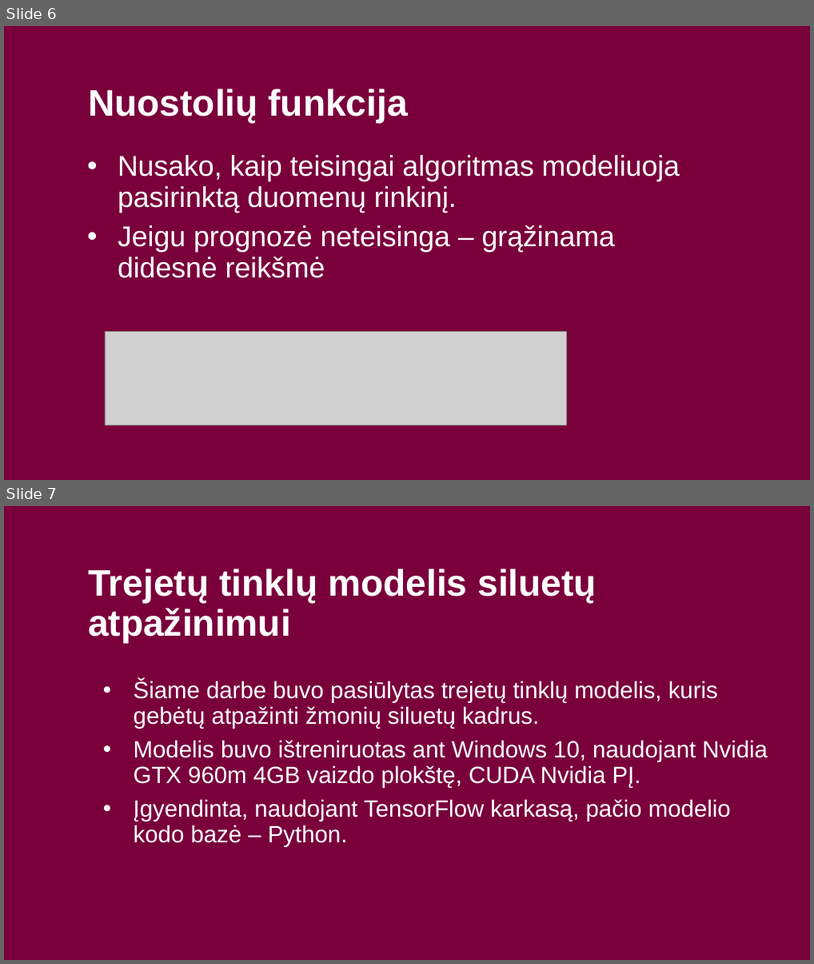
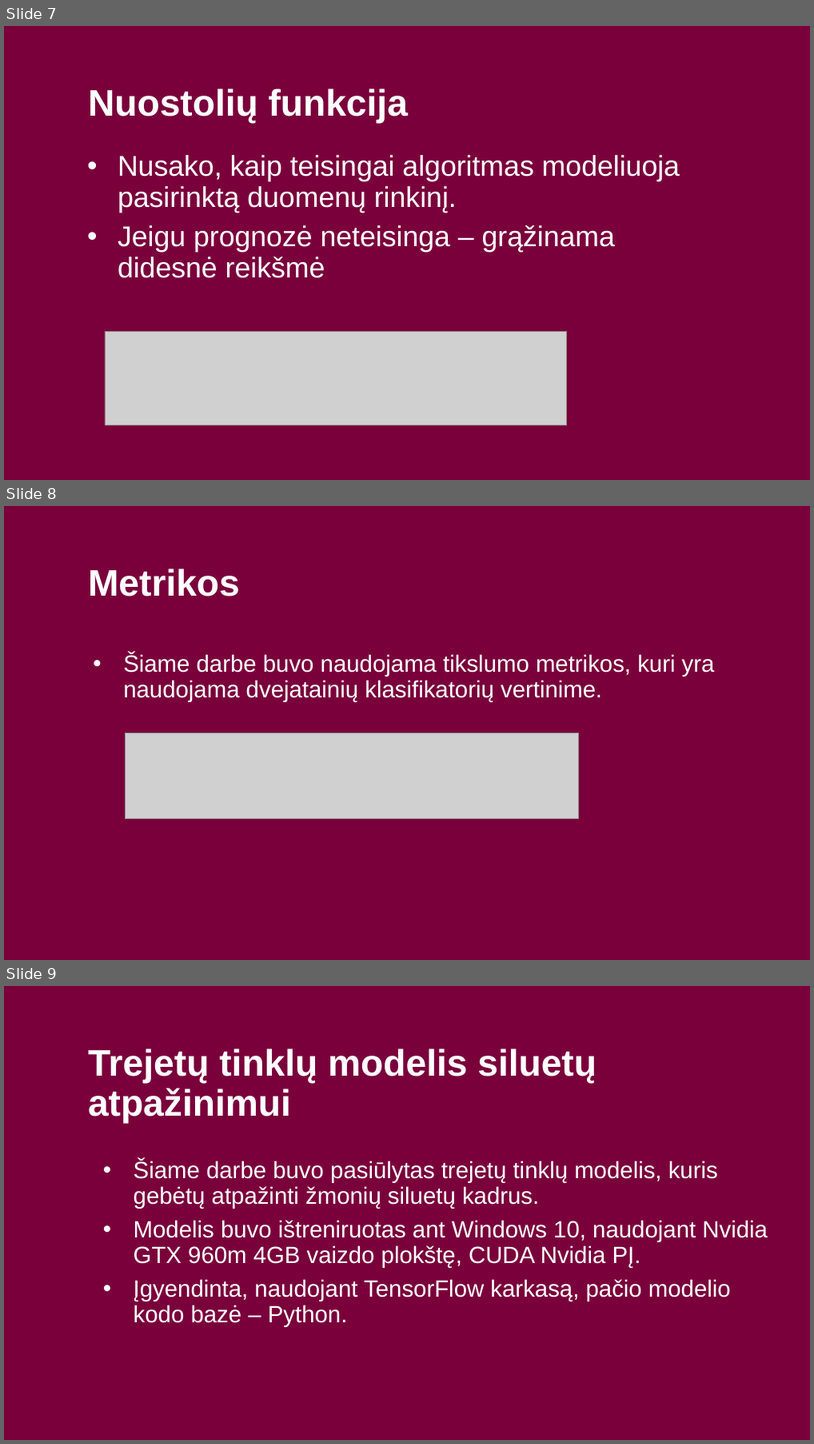
Before and after one commit to butkandrius/kursinis, a slide deck: Presentation/Detalus vaizdų panašumas naudojant trejetų tinklus.pptx. Shown one above the other, each under a label of ours: slides 6 and 7 before the commit, slides 7, 8 and 9 after it. The pictures are 814x964 and 814x1444 pixels, drawn with LibreOffice and Linux fonts; fonts in the diff are those of the drawing; grey boxes stand for pictures; background and template pictures are left out. Boxes give left, top, right and bottom in pixels: in the first picture for what was removed or moved away, otherwise in the second. Text is boxed around its words. In the diff, an @@ line names an element or a change of style, - is before the commit and + after.

```diff
--- a/Presentation/Detalus vaizdų panašumas naudojant trejetų tinklus.pptx
+++ b/Presentation/Detalus vaizdų panašumas naudojant trejetų tinklus.pptx
@@ slide 8 added at bbox=[4, 506, 810, 960], background #7A003B @@
@@ title added at bbox=[88, 568, 240, 596], 44 pt, text #FFFFFF, bold @@
+Metrikos
@@ text added at bbox=[123, 653, 715, 702], 28 pt, text #FFFFFF @@
+• Šiame darbe buvo naudojama tikslumo metrikos, kuri yra naudojama dvejatainių klasifikatorių vertinime.
@@ picture added at bbox=[126, 733, 579, 818] @@
@@ what was slide 6 is now slide 7 @@
@@ what was slide 7 is now slide 9 @@
```
Also in this commit, not shown: 1 slide changed, 1 other slide added.
